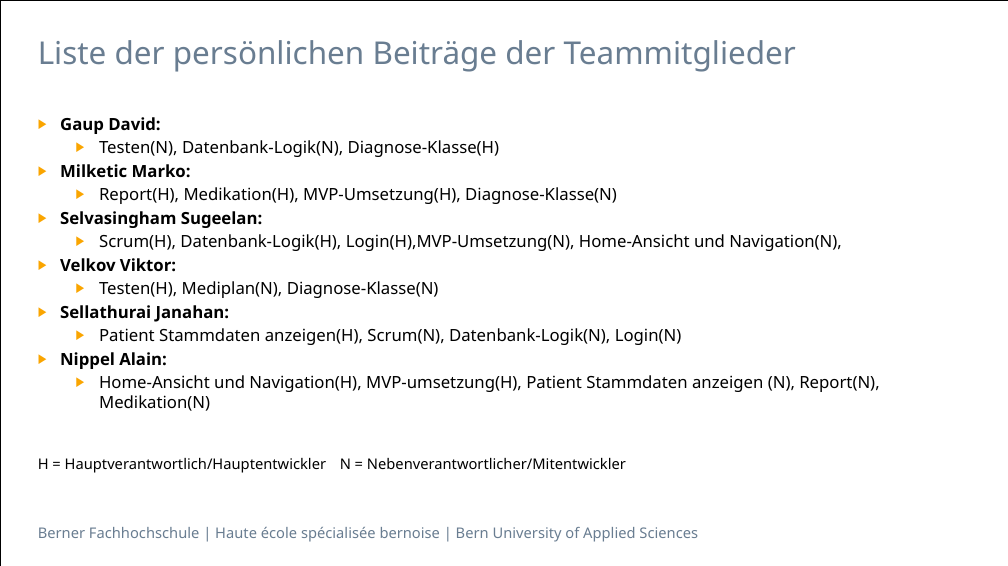
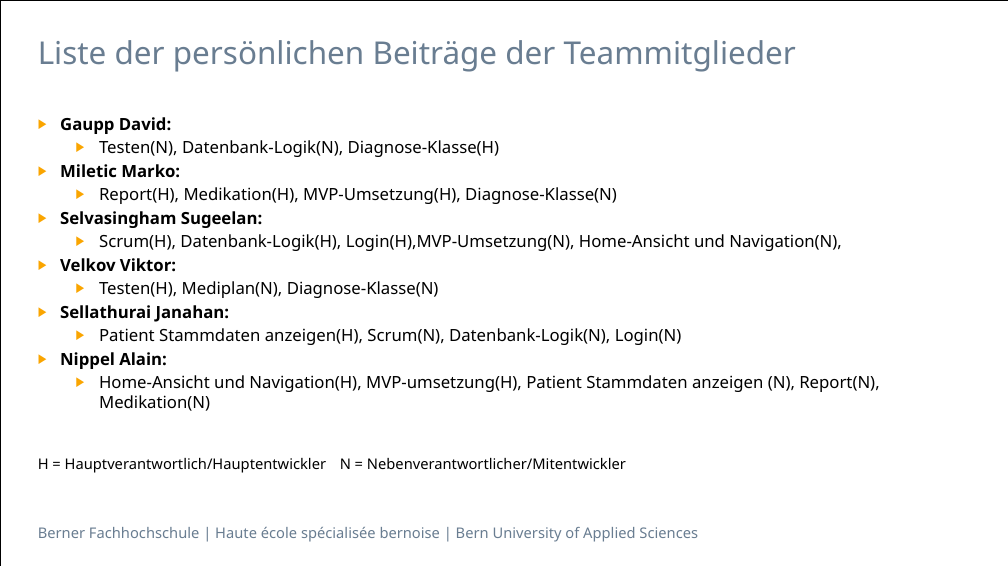
Before and after one commit to selvs1/ePsyDoc, a slide deck: slide 10 of doc/task-07/Task07.pptx. Drawn at 1008x566 pixels with LibreOffice and Linux fonts; fonts in the diff are those of the drawing. Boxes give left, top, right and bottom in pixels: in the first picture for what was removed or moved away, otherwise in the second. Text is boxed around its words. In the diff, an @@ line names an element or a change of style, - is before the commit and + after.

Commit message:
push

```diff
--- a/doc/task-07/Task07.pptx
+++ b/doc/task-07/Task07.pptx
@@ text at [60, 117, 171, 134]: text changed @@
-▶ Gaup David:
+▶ Gaupp David:
@@ text at [60, 164, 180, 178]: text changed @@
-▶ Milketic Marko:
+▶ Miletic Marko:
```
